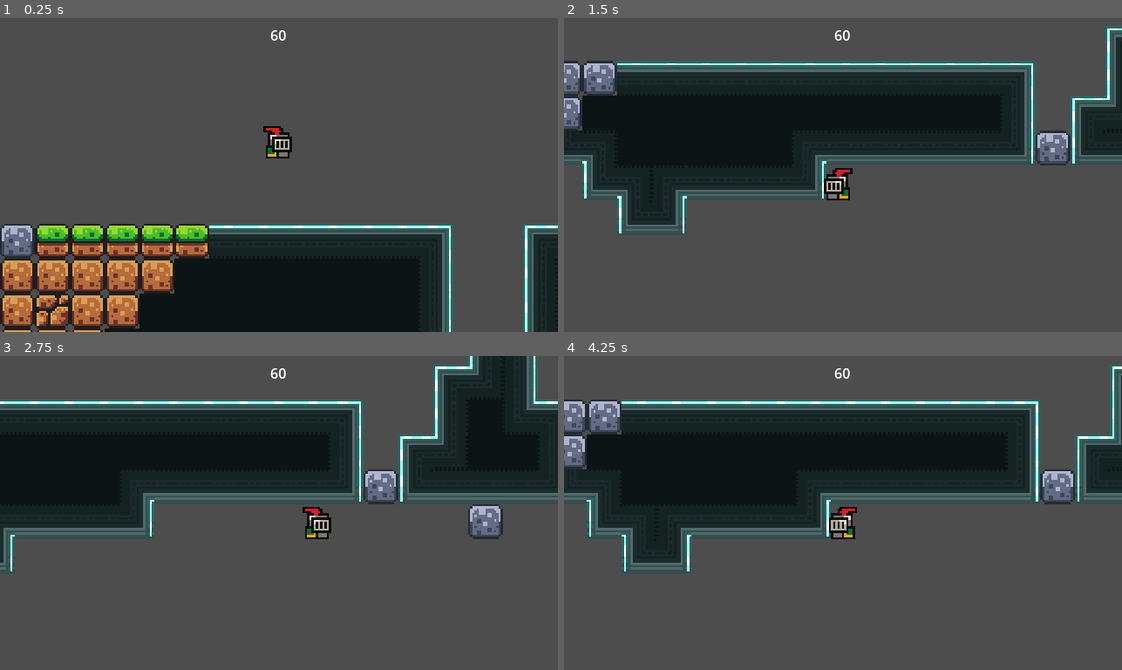
Above: before the commit, frames 1-4 (two rows, left to right).
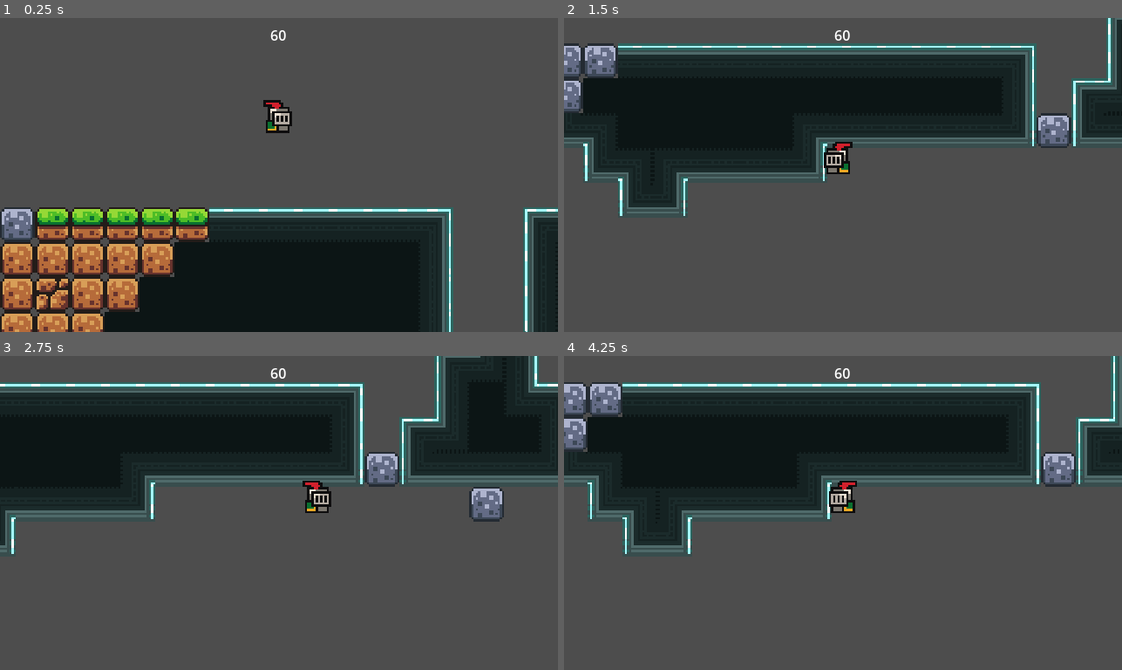
Above: after the commit, the same moments.

Repository: Serial-Cyn/patch-it-up
Game: Godot game, scene res://levels/level_1.tscn
Same seed, same stepped clock (60 frames per second), same inputs: the game is played once before the commit and once after it.
Inputs:
- Up to frame 1 (0.25 s): no input
- Up to frame 2 (1.5 s): hold D (move_right) from 0.53 s (still down); tap E (patch) at 0.6, 1.35 s; tap W (jump) at 0.77 s
- Up to frame 3 (2.75 s): tap W (jump) at 1.52 s; release D (move_right) at 2.03 s; hold A (move_left) from 2.03 s (still down); tap E (patch) at 2.1 s
- Up to frame 4 (4.25 s): release A (move_left) at 2.78 s; hold D (move_right) from 2.78 s (still down); tap E (patch) at 2.85, 3.6 s; tap W (jump) at 3.02, 3.77 s

The runs differ from the first frame. In frame 1, 15% of the frame differs, in the area x 0-100%, y 26-100%; in frame 2, 17%; in frame 3, 16%; in frame 4, 17%, in the area x 0-100%, y 0-69%.

Commit message:
added idle and sprite animation

Diff:
--- a/levels/level_1.tscn
+++ b/levels/level_1.tscn
@@ -220,7 +220,7 @@
 
 [node name="Player" parent="." instance=ExtResource("5_n46q3")]
 unique_name_in_owner = true
-position = Vector2(0, -11)
+position = Vector2(0, -4)
 
 [node name="MainCamera" type="Camera2D" parent="Player"]
 zoom = Vector2(2.5, 2.5)
--- a/scenes/game.tscn
+++ b/scenes/game.tscn
@@ -235,7 +235,7 @@
 
 [node name="Player" parent="." instance=ExtResource("2_lnu2h")]
 unique_name_in_owner = true
-position = Vector2(0, 2)
+position = Vector2(0, 10)
 
 [node name="MainCamera" type="Camera2D" parent="Player"]
 zoom = Vector2(2.5, 2.5)
--- a/scenes/player.tscn
+++ b/scenes/player.tscn
@@ -1,98 +1,80 @@
-[gd_scene load_steps=27 format=3 uid="uid://dpfp2gvrhdnd2"]
+[gd_scene load_steps=24 format=3 uid="uid://dpfp2gvrhdnd2"]
 
 [ext_resource type="Texture2D" uid="uid://cg7mod26a87us" path="res://assets/sprites/knight.png" id="1_3vyb7"]
 [ext_resource type="Script" uid="uid://4kvjkfqys6io" path="res://scripts/player.gd" id="1_g2els"]
-
-[sub_resource type="AtlasTexture" id="AtlasTexture_g2els"]
-atlas = ExtResource("1_3vyb7")
-region = Rect2(0, 0, 32, 32)
+[ext_resource type="Texture2D" uid="uid://ng105eto5s8r" path="res://assets/sprites/tester-sprite.png" id="2_qhqgy"]
 
 [sub_resource type="AtlasTexture" id="AtlasTexture_qhqgy"]
-atlas = ExtResource("1_3vyb7")
-region = Rect2(32, 0, 32, 32)
+atlas = ExtResource("2_qhqgy")
+region = Rect2(0, 0, 31, 32)
 
 [sub_resource type="AtlasTexture" id="AtlasTexture_dqkch"]
-atlas = ExtResource("1_3vyb7")
-region = Rect2(64, 0, 32, 32)
+atlas = ExtResource("2_qhqgy")
+region = Rect2(32, 0, 31, 32)
 
 [sub_resource type="AtlasTexture" id="AtlasTexture_qlg0r"]
-atlas = ExtResource("1_3vyb7")
-region = Rect2(96, 0, 32, 32)
+atlas = ExtResource("2_qhqgy")
+region = Rect2(64, 0, 31, 32)
+
+[sub_resource type="AtlasTexture" id="AtlasTexture_tuyoq"]
+atlas = ExtResource("2_qhqgy")
+region = Rect2(96, 0, 31, 32)
+
+[sub_resource type="AtlasTexture" id="AtlasTexture_fjrip"]
+atlas = ExtResource("2_qhqgy")
+region = Rect2(128, 0, 31, 32)
+
+[sub_resource type="AtlasTexture" id="AtlasTexture_smehm"]
+atlas = ExtResource("2_qhqgy")
+region = Rect2(160, 0, 31, 32)
+
+[sub_resource type="AtlasTexture" id="AtlasTexture_ur7pv"]
+atlas = ExtResource("2_qhqgy")
+region = Rect2(192, 0, 31, 32)
+
+[sub_resource type="AtlasTexture" id="AtlasTexture_y4r1p"]
+atlas = ExtResource("2_qhqgy")
+region = Rect2(224, 0, 31, 32)
 
 [sub_resource type="AtlasTexture" id="AtlasTexture_a38lo"]
 atlas = ExtResource("1_3vyb7")
 region = Rect2(64, 160, 32, 32)
 
-[sub_resource type="AtlasTexture" id="AtlasTexture_tuyoq"]
-atlas = ExtResource("1_3vyb7")
-region = Rect2(0, 64, 32, 32)
-
-[sub_resource type="AtlasTexture" id="AtlasTexture_fjrip"]
-atlas = ExtResource("1_3vyb7")
-region = Rect2(32, 64, 32, 32)
-
-[sub_resource type="AtlasTexture" id="AtlasTexture_smehm"]
-atlas = ExtResource("1_3vyb7")
-region = Rect2(64, 64, 32, 32)
-
-[sub_resource type="AtlasTexture" id="AtlasTexture_ur7pv"]
-atlas = ExtResource("1_3vyb7")
-region = Rect2(96, 64, 32, 32)
-
-[sub_resource type="AtlasTexture" id="AtlasTexture_y4r1p"]
-atlas = ExtResource("1_3vyb7")
-region = Rect2(128, 64, 32, 32)
-
 [sub_resource type="AtlasTexture" id="AtlasTexture_d2wvv"]
-atlas = ExtResource("1_3vyb7")
-region = Rect2(160, 64, 32, 32)
+atlas = ExtResource("2_qhqgy")
+region = Rect2(0, 32, 31, 32)
 
 [sub_resource type="AtlasTexture" id="AtlasTexture_3v2ag"]
-atlas = ExtResource("1_3vyb7")
-region = Rect2(192, 64, 32, 32)
+atlas = ExtResource("2_qhqgy")
+region = Rect2(32, 32, 31, 32)
 
 [sub_resource type="AtlasTexture" id="AtlasTexture_jej6c"]
-atlas = ExtResource("1_3vyb7")
-region = Rect2(224, 64, 32, 32)
+atlas = ExtResource("2_qhqgy")
+region = Rect2(64, 32, 31, 32)
 
 [sub_resource type="AtlasTexture" id="AtlasTexture_f1ej7"]
-atlas = ExtResource("1_3vyb7")
-region = Rect2(0, 96, 32, 32)
+atlas = ExtResource("2_qhqgy")
+region = Rect2(96, 32, 31, 32)
 
 [sub_resource type="AtlasTexture" id="AtlasTexture_oprun"]
-atlas = ExtResource("1_3vyb7")
-region = Rect2(32, 96, 32, 32)
+atlas = ExtResource("2_qhqgy")
+region = Rect2(128, 32, 31, 32)
 
 [sub_resource type="AtlasTexture" id="AtlasTexture_a8ls1"]
-atlas = ExtResource("1_3vyb7")
-region = Rect2(64, 96, 32, 32)
+atlas = ExtResource("2_qhqgy")
+region = Rect2(160, 32, 31, 32)
 
 [sub_resource type="AtlasTexture" id="AtlasTexture_qfm1y"]
-atlas = ExtResource("1_3vyb7")
-region = Rect2(96, 96, 32, 32)
+atlas = ExtResource("2_qhqgy")
+region = Rect2(192, 32, 31, 32)
 
 [sub_resource type="AtlasTexture" id="AtlasTexture_fulsm"]
-atlas = ExtResource("1_3vyb7")
-region = Rect2(128, 96, 32, 32)
-
-[sub_resource type="AtlasTexture" id="AtlasTexture_4r5pv"]
-atlas = ExtResource("1_3vyb7")
-region = Rect2(160, 96, 32, 32)
-
-[sub_resource type="AtlasTexture" id="AtlasTexture_60mlk"]
-atlas = ExtResource("1_3vyb7")
-region = Rect2(192, 96, 32, 32)
-
-[sub_resource type="AtlasTexture" id="AtlasTexture_i4ail"]
-atlas = ExtResource("1_3vyb7")
-region = Rect2(224, 96, 32, 32)
+atlas = ExtResource("2_qhqgy")
+region = Rect2(224, 32, 31, 32)
 
 [sub_resource type="SpriteFrames" id="SpriteFrames_a38lo"]
 animations = [{
 "frames": [{
-"duration": 1.0,
-"texture": SubResource("AtlasTexture_g2els")
-}, {
 "duration": 1.0,
 "texture": SubResource("AtlasTexture_qhqgy")
 }, {
@@ -101,6 +83,21 @@
 }, {
 "duration": 1.0,
 "texture": SubResource("AtlasTexture_qlg0r")
+}, {
+"duration": 1.0,
+"texture": SubResource("AtlasTexture_tuyoq")
+}, {
+"duration": 1.0,
+"texture": SubResource("AtlasTexture_fjrip")
+}, {
+"duration": 1.0,
+"texture": SubResource("AtlasTexture_smehm")
+}, {
+"duration": 1.0,
+"texture": SubResource("AtlasTexture_ur7pv")
+}, {
+"duration": 1.0,
+"texture": SubResource("AtlasTexture_y4r1p")
 }],
 "loop": true,
 "name": &"idle",
@@ -115,53 +112,29 @@
 "speed": 5.0
 }, {
 "frames": [{
-"duration": 1.0,
-"texture": SubResource("AtlasTexture_tuyoq")
-}, {
-"duration": 1.0,
-"texture": SubResource("AtlasTexture_fjrip")
-}, {
-"duration": 1.0,
-"texture": SubResource("AtlasTexture_smehm")
-}, {
-"duration": 1.0,
-"texture": SubResource("AtlasTexture_ur7pv")
-}, {
-"duration": 1.0,
-"texture": SubResource("AtlasTexture_y4r1p")
-}, {
-"duration": 1.0,
+"duration": 0.85,
 "texture": SubResource("AtlasTexture_d2wvv")
 }, {
-"duration": 1.0,
+"duration": 0.8,
 "texture": SubResource("AtlasTexture_3v2ag")
 }, {
-"duration": 1.0,
+"duration": 0.8,
 "texture": SubResource("AtlasTexture_jej6c")
 }, {
-"duration": 1.0,
+"duration": 0.8,
 "texture": SubResource("AtlasTexture_f1ej7")
 }, {
-"duration": 1.0,
+"duration": 0.8,
 "texture": SubResource("AtlasTexture_oprun")
 }, {
-"duration": 1.0,
+"duration": 0.8,
 "texture": SubResource("AtlasTexture_a8ls1")
 }, {
-"duration": 1.0,
+"duration": 0.8,
 "texture": SubResource("AtlasTexture_qfm1y")
 }, {
-"duration": 1.0,
+"duration": 0.8,
 "texture": SubResource("AtlasTexture_fulsm")
-}, {
-"duration": 1.0,
-"texture": SubResource("AtlasTexture_4r5pv")
-}, {
-"duration": 1.0,
-"texture": SubResource("AtlasTexture_60mlk")
-}, {
-"duration": 1.0,
-"texture": SubResource("AtlasTexture_i4ail")
 }],
 "loop": true,
 "name": &"run",
@@ -178,17 +151,17 @@
 script = ExtResource("1_g2els")
 
 [node name="AnimatedSprite" type="AnimatedSprite2D" parent="."]
+position = Vector2(0, -12)
 sprite_frames = SubResource("SpriteFrames_a38lo")
-animation = &"idle"
+animation = &"run"
 autoplay = "idle"
-frame = 2
-frame_progress = 0.0584927
+frame_progress = 0.635309
 
 [node name="Collider" type="CollisionShape2D" parent="."]
-position = Vector2(-0.5, 4)
+position = Vector2(0, -4)
 shape = SubResource("RectangleShape2D_4ni07")
 
 [node name="Hurtbox" type="CollisionShape2D" parent="."]
-position = Vector2(-0.5, 4.5)
+position = Vector2(0, -4)
 shape = SubResource("RectangleShape2D_3vyb7")
 debug_color = Color(0.99847, 0, 0.14118, 0.42)
Binary file changed: assets/sprites/tester-sprite.png
Not shown, changed: assets/sprites/tester-sprite.png.import
